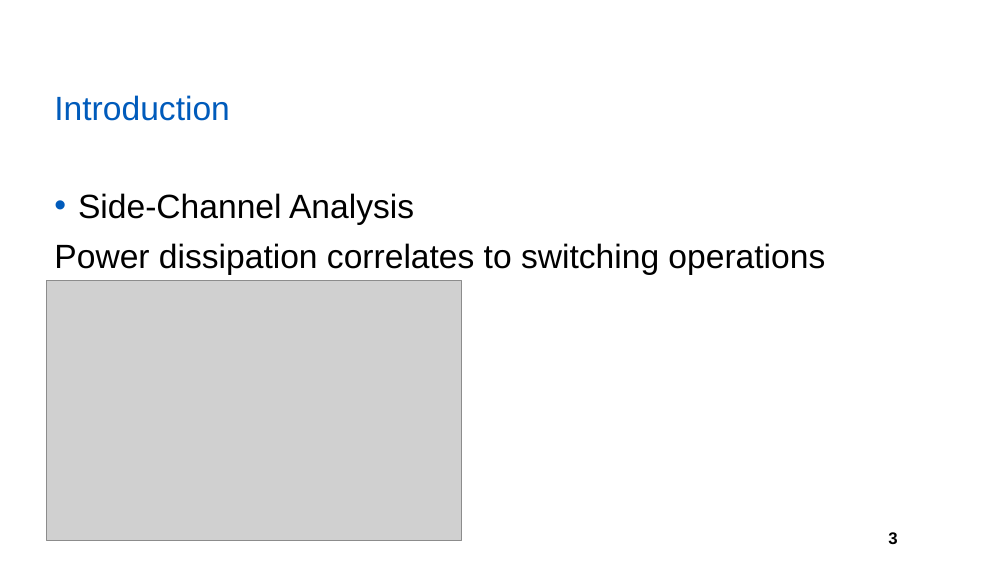
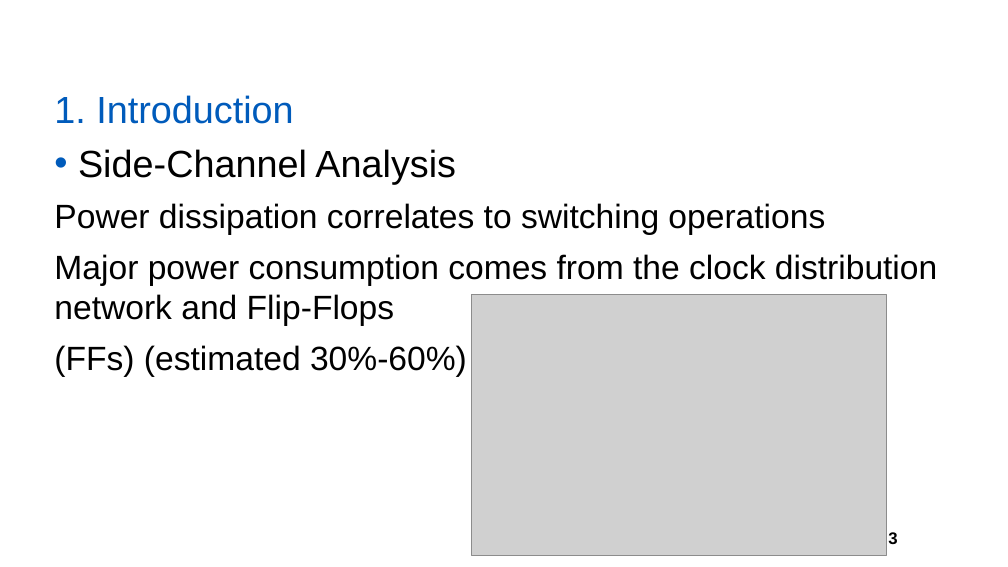
Before and after one commit to yberlin/hello-world, a slide deck: slide 3 of asianhost pre/FPL.pptx. Drawn at 1008x567 pixels with LibreOffice and Linux fonts; fonts in the diff are those of the drawing; grey boxes stand for pictures; background and template pictures are left out. Boxes give left, top, right and bottom in pixels: in the first picture for what was removed or moved away, otherwise in the second. Text is boxed around its words. In the diff, an @@ line names an element or a change of style, - is before the commit and + after.

```diff
--- a/asianhost pre/FPL.pptx
+++ b/asianhost pre/FPL.pptx
@@ title at (54,95,293,124): text changed; size 32 to 36 pt @@
-Introduction
+1. Introduction
@@ text "Side-Channel Analysis": place and size @@
-text "Side-Channel Analysis" at (54,193,825,275)
+text "Side-Channel Analysis" at (54,149,937,377)
@@ text at (78,149,456,184): size 32 to 36 pt in "Side-Channel Analysis" @@
@@ text at (54,254,937,377): paragraphs added @@
+Major power consumption comes from the clock distribution network and Flip-Flops
+(FFs) (estimated 30%-60%)
@@ picture: place and size @@
-picture at (47,280,461,541)
+picture at (472,295,886,556)
```
Also in this commit, not shown: 5 other slides changed, 12 slides added, 3 slides removed.
